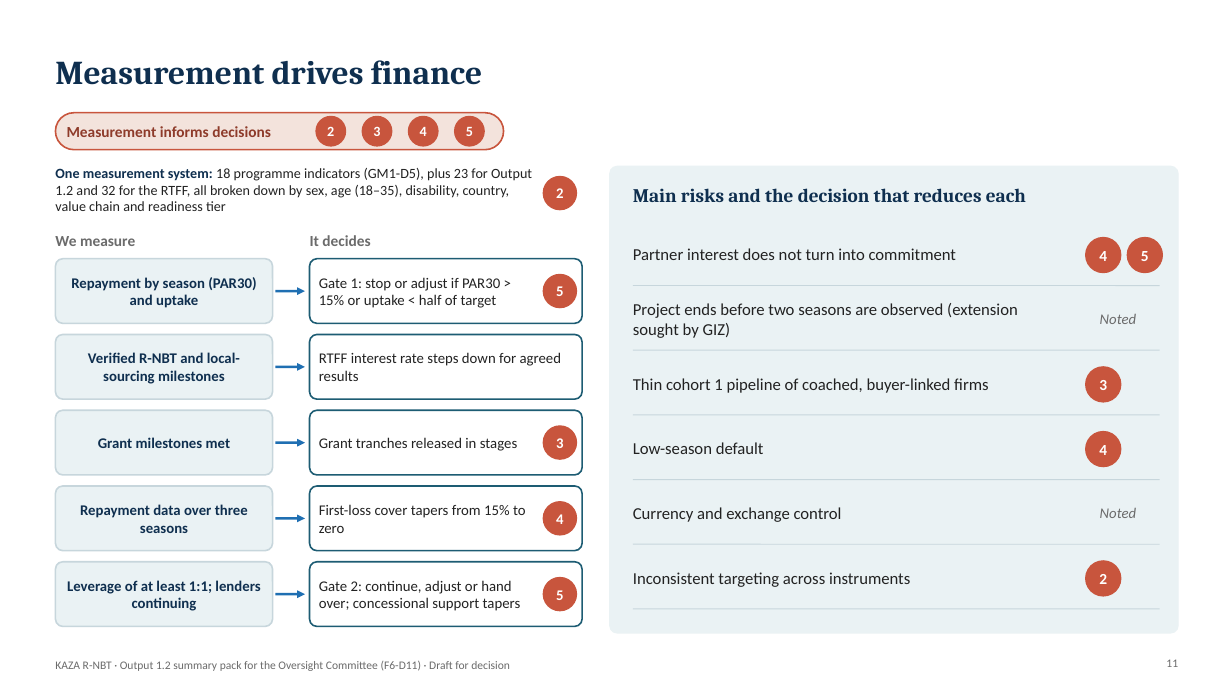
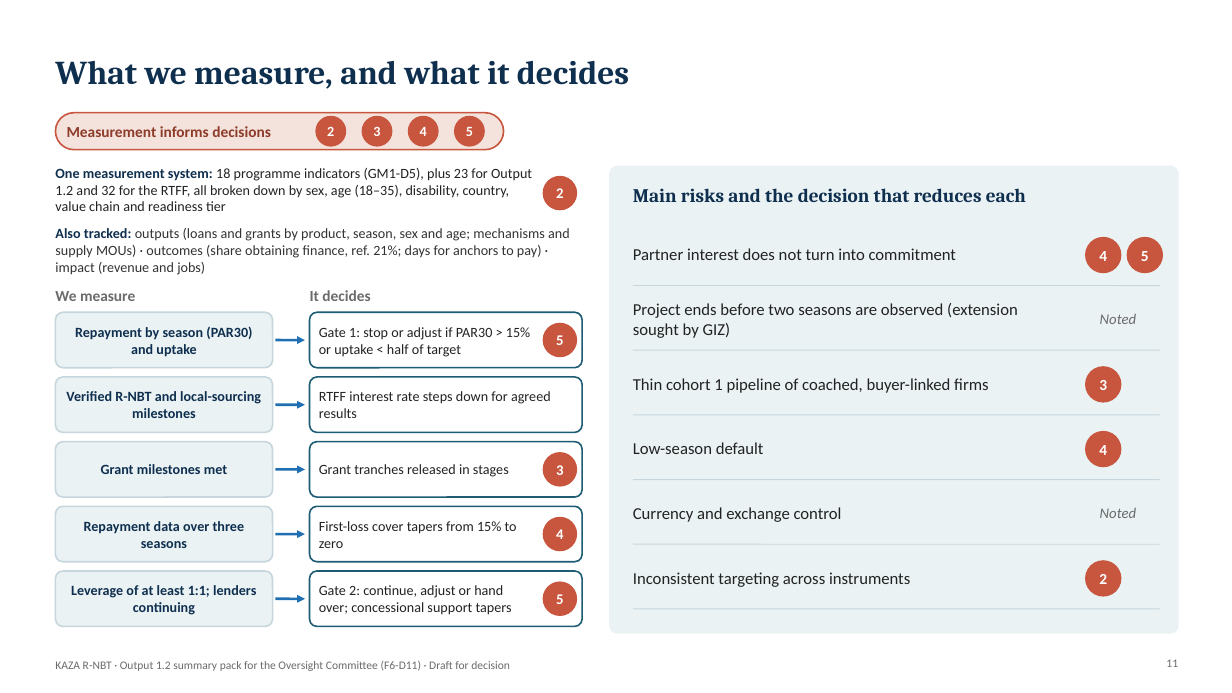
Before and after one commit to modestanz/GIZ-Works, a slide deck: slide 11 of deliverables/F6-D11_Output_1.2_Summary_Pack_Oversight_Committee.pptx. Drawn at 1232x693 pixels with LibreOffice and Linux fonts; fonts in the diff are those of the drawing; background and template pictures are left out. Boxes give left, top, right and bottom in pixels: in the first picture for what was removed or moved away, otherwise in the second. Text is boxed around its words. In the diff, an @@ line names an element or a change of style, - is before the commit and + after.

```diff
--- a/deliverables/F6-D11_Output_1.2_Summary_Pack_Oversight_Committee.pptx
+++ b/deliverables/F6-D11_Output_1.2_Summary_Pack_Oversight_Committee.pptx
@@ title at (55,60,629,89): text changed @@
-Measurement drives finance
+What we measure, and what it decides
@@ text added at (55,228,570,275), 11 pt, text #333333 @@
+Also tracked: outputs (loans and grants by product, season, sex and age; mechanisms and supply MOUs) · outcomes (share obtaining finance, ref. 21%; days for anchors to pay) · impact (revenue and jobs)
@@ text "We measure": place and size @@
-text "We measure" at (55,236,135,246)
+text "We measure" at (55,291,135,301)
@@ text "It decides": place and size @@
-text "It decides" at (310,235,370,246)
+text "It decides" at (310,290,370,301)
@@ rounded rectangle: place and size @@
-rounded rectangle at (55,335,273,399)
+rounded rectangle at (55,312,273,368)
@@ size 11.5 to 11 pt in 10 elements at (319,585,512,615), (71,585,256,615), (319,521,517,548), (84,521,245,548), (319,464,509,477), (101,464,227,474), (319,391,551,418), (66,391,261,418), (319,327,530,357), (75,326,252,357) @@
@@ text "Repayment by season (PAR30) and ...": place and size @@
-text "Repayment by season (PAR30) and ..." at (71,277,256,308)
+text "Repayment by season (PAR30) and ..." at (75,326,252,357)
@@ rounded rectangle: place and size @@
-rounded rectangle at (310,335,582,399)
+rounded rectangle at (310,312,582,368)
@@ text "Gate 1: stop or adjust ...": place and size @@
-text "Gate 1: stop or adjust ..." at (319,277,500,308)
+text "Gate 1: stop or adjust ..." at (319,327,530,357)
@@ text "5": place and size @@
-text "5" at (556,286,563,296)
+text "5" at (556,335,563,345)
@@ ellipse: place and size @@
-ellipse at (543,274,577,308)
+ellipse at (543,323,577,357)
@@ arrow moved from (275, 367) - (305, 367) to (275, 340) - (305, 340) @@
@@ proportions changed in 10 elements at (310,571,582,627), (55,571,273,627), (310,506,582,562), (55,506,273,562), (310,442,582,497), (310,312,582,368), (55,442,273,497), (55,312,273,368), (310,377,582,433), (55,377,273,433) @@
@@ rounded rectangle: place and size @@
-rounded rectangle at (55,259,273,323)
+rounded rectangle at (55,377,273,433)
@@ text "Verified R-NBT and local-sourcing milestones": place and size @@
-text "Verified R-NBT and local-sourcing milestones" at (88,352,240,384)
+text "Verified R-NBT and local-sourcing milestones" at (66,391,261,418)
@@ rounded rectangle: place and size @@
-rounded rectangle at (310,259,582,323)
+rounded rectangle at (310,377,582,433)
@@ text "RTFF interest rate steps down ...": place and size @@
-text "RTFF interest rate steps down ..." at (319,352,561,381)
+text "RTFF interest rate steps down ..." at (319,391,551,418)
@@ arrow moved from (275, 291) - (305, 291) to (275, 405) - (305, 405) @@
@@ rounded rectangle: place and size @@
-rounded rectangle at (55,410,273,475)
+rounded rectangle at (55,442,273,497)
@@ text "Grant milestones met": place and size @@
-text "Grant milestones met" at (98,437,231,448)
+text "Grant milestones met" at (101,464,227,474)
@@ rounded rectangle: place and size @@
-rounded rectangle at (310,410,582,475)
+rounded rectangle at (310,442,582,497)
@@ text "Grant tranches released in stages": place and size @@
-text "Grant tranches released in stages" at (319,437,517,451)
+text "Grant tranches released in stages" at (319,464,509,477)
@@ 1 text, 1 arrow, 1 ellipse: place and size @@
-1 text, 1 arrow, 1 ellipse at (275,426,577,459)
+1 text, 1 arrow, 1 ellipse at (275,453,577,486)
@@ rounded rectangle: place and size @@
-rounded rectangle at (55,486,273,551)
+rounded rectangle at (55,506,273,562)
@@ text "Repayment data over three seasons": place and size @@
-text "Repayment data over three seasons" at (80,504,248,533)
+text "Repayment data over three seasons" at (84,521,245,548)
@@ rounded rectangle: place and size @@
-rounded rectangle at (310,486,582,551)
+rounded rectangle at (310,506,582,562)
@@ text "First-loss cover tapers from 15% ...": place and size @@
-text "First-loss cover tapers from 15% ..." at (319,505,526,533)
+text "First-loss cover tapers from 15% ..." at (319,521,517,548)
@@ 1 text, 1 arrow, 1 ellipse: place and size @@
-1 text, 1 arrow, 1 ellipse at (275,502,577,535)
+1 text, 1 arrow, 1 ellipse at (275,518,577,551)
@@ rounded rectangle: place and size @@
-rounded rectangle at (55,562,273,627)
+rounded rectangle at (55,571,273,627)
@@ 1 text, 1 ellipse, 1 arrow: place and size @@
-1 text, 1 ellipse, 1 arrow at (275,578,577,611)
+1 text, 1 ellipse, 1 arrow at (275,582,577,616)
@@ rounded rectangle: place and size @@
-rounded rectangle at (310,562,582,627)
+rounded rectangle at (310,571,582,627)
```
Also in this commit, not shown: 2 other files.
